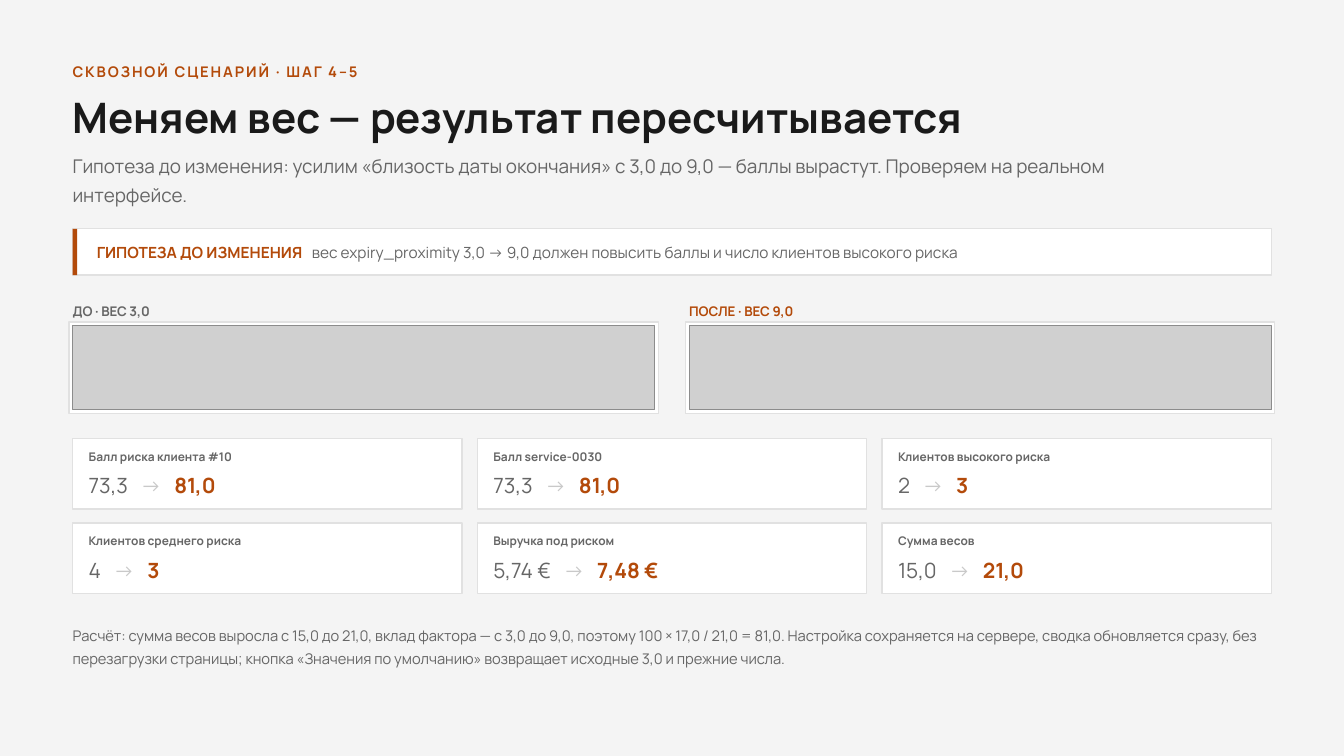
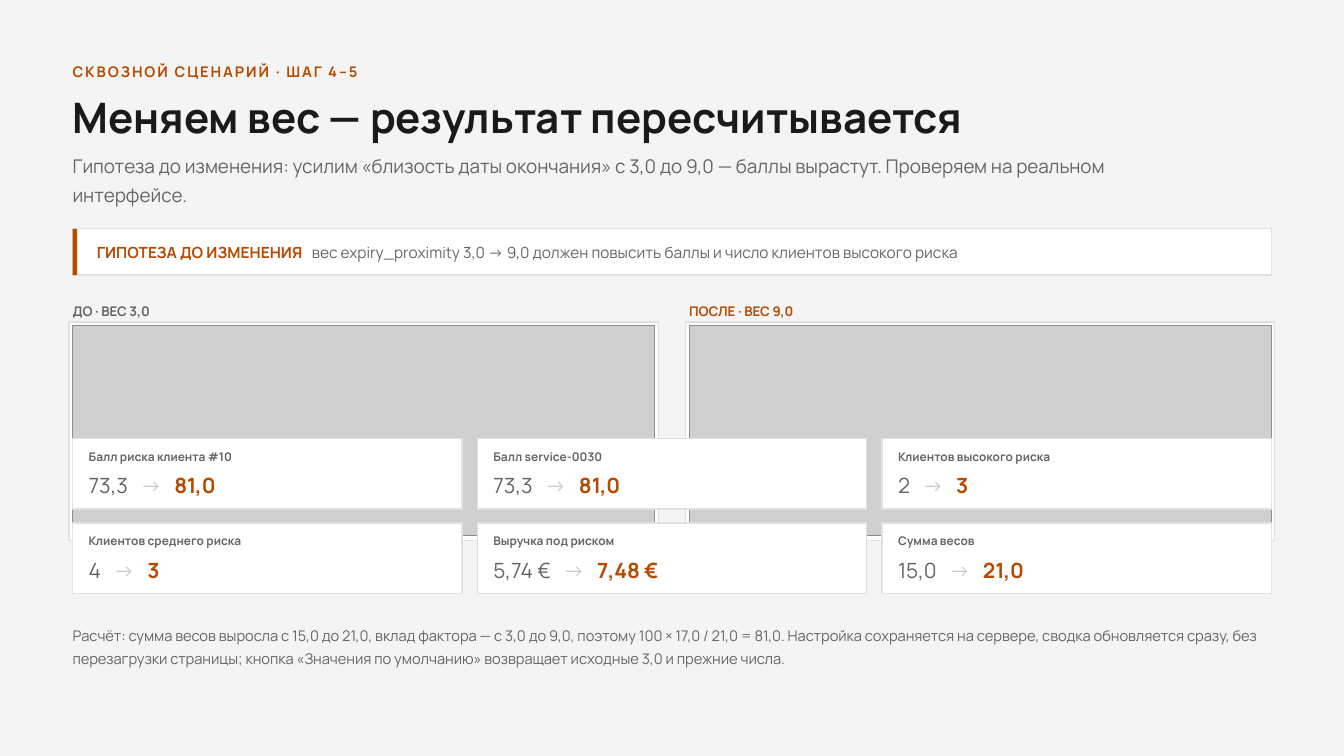
Before and after one commit to ForgeLabHub/ForgeAezaAnalizer, a slide deck: slide 7 of aeza_hackathon_osen_2026.pptx. Drawn at 1344x756 pixels with LibreOffice and Linux fonts; fonts in the diff are those of the drawing; grey boxes stand for pictures. Boxes give left, top, right and bottom in pixels: in the first picture for what was removed or moved away, otherwise in the second. Text is boxed around its words. In the diff, an @@ line names an element or a change of style, - is before the commit and + after.

```diff
--- a/aeza_hackathon_osen_2026.pptx
+++ b/aeza_hackathon_osen_2026.pptx
@@ rectangle: place and size @@
-rectangle at <box>70,322,659,413</box>
+rectangle at <box>70,322,659,539</box>
@@ picture: place and size @@
-picture at <box>73,326,655,410</box>
+picture at <box>73,326,655,535</box>
@@ rectangle: place and size @@
-rectangle at <box>686,322,1275,413</box>
+rectangle at <box>686,322,1275,539</box>
@@ picture: place and size @@
-picture at <box>690,326,1272,410</box>
+picture at <box>690,326,1272,535</box>
```
Also in this commit, not shown: 9 other slides changed, 16 other files.
